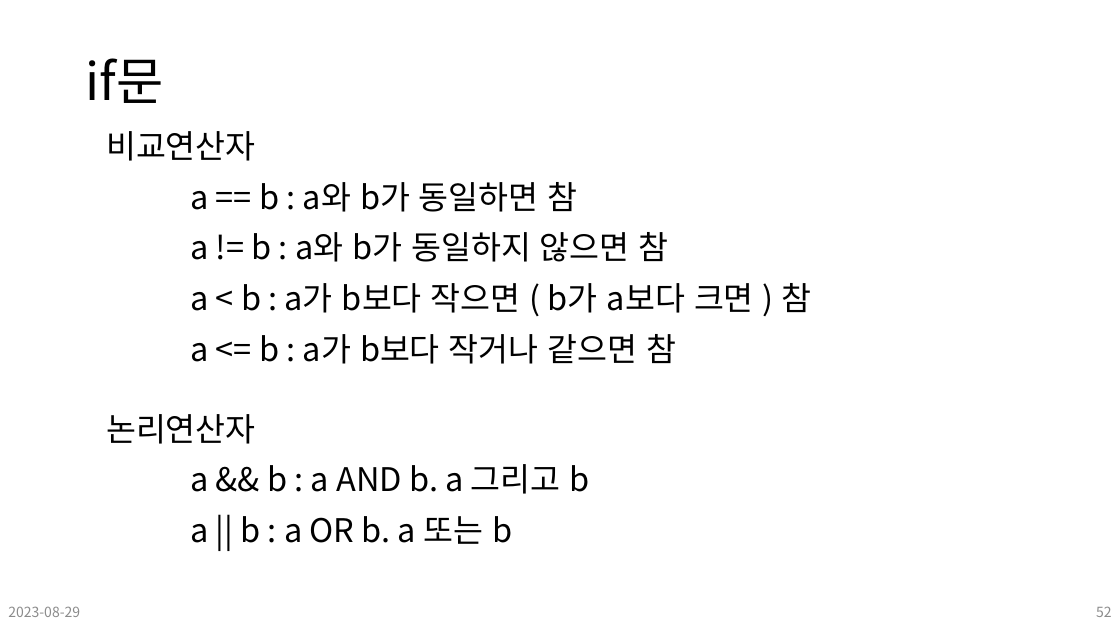
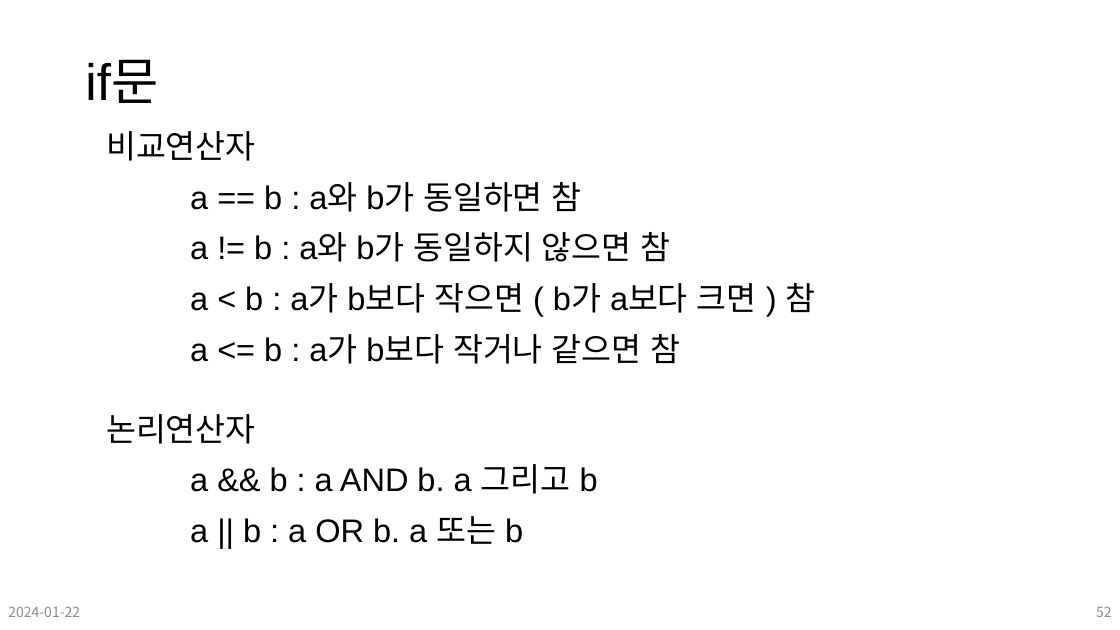
Before and after one commit to moyasuri/Lecture_cpp, a slide deck: slide 52 of CPP(2~12)/02_C++ 설치_ 조건문.pptx. Drawn at 1120x630 pixels with LibreOffice and Linux fonts; fonts in the diff are those of the drawing. Boxes give left, top, right and bottom in pixels: in the first picture for what was removed or moved away, otherwise in the second. Text is boxed around its words. In the diff, an @@ line names an element or a change of style, - is before the commit and + after.

```diff
--- a/CPP(2~12)/02_C++ 설치_ 조건문.pptx
+++ b/CPP(2~12)/02_C++ 설치_ 조건문.pptx
@@ title "if문" at (85, 59, 158, 103): font Noto Sans CJK KR to Arial @@
@@ text "비교연산자" at (106, 131, 816, 544): font Noto Sans CJK KR to Arial @@
@@ text at (8, 606, 80, 617): text changed @@
-2023-08-29
+2024-01-22
```
Also in this commit, not shown: 54 other slides changed, 17 other files.
